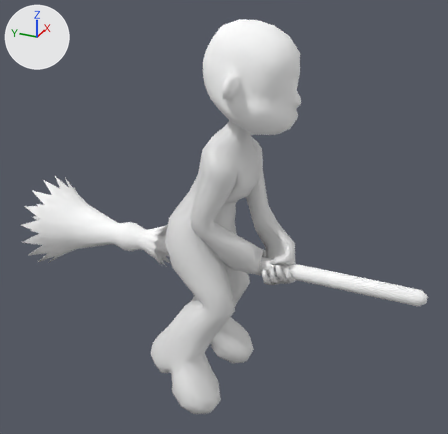
One commit to the Blender file Assets/base.blend: the scene before it, then after it.
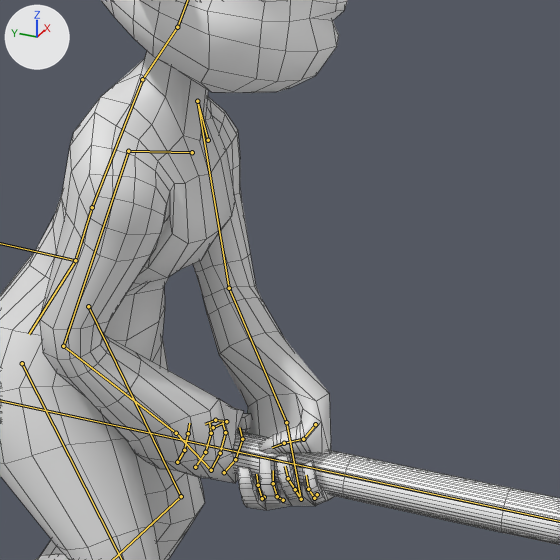
There are two pictures of each version: one whole from a 50 mm lens placed at (-12.12, -5.66, 10.8), pointed at (0.03, -0.19, 4.73), one close up on the part from 39% to 84% of the width and 23% to 70% of the height. Lighting does not change. The marker at upper left points along +X, +Y and +Z. Both versions are drawn at frame 30 of the action 'Idle'; the numbers are the values there. The bones that bend it are drawn over the model as lines in the close-ups. The close-ups show mesh edges as thin lines.
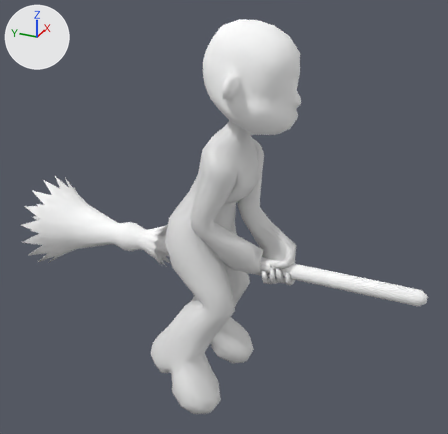
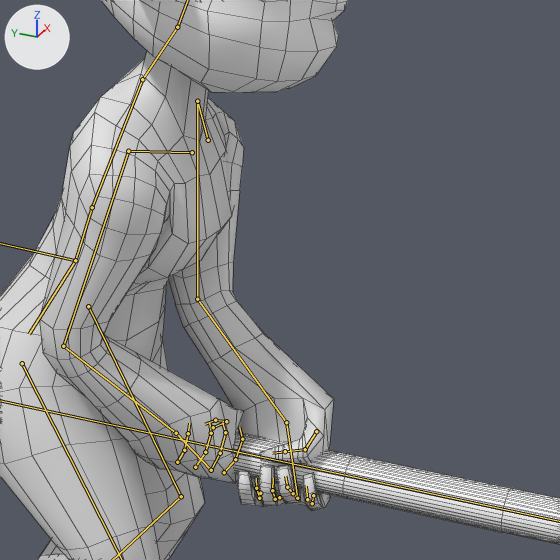
Edits to the scene script, one JSON object a line:
```json
{"block": "bone_wrist_l", "where": "bone_wrist_l = bpy.data.objects['Armature'].pose.bones['Wrist.l']  # child of 'Forearm.l'"}
{"op": "set", "path": "bone_wrist_l.rotation_quaternion", "old": "(0.895, -0.066, -0.441, 0.019)", "new": "(0.97, -0.216, -0.079, 0.073)", "note": "degrees (-13, -52, 9) -> degrees (-26, -7, 10)"}
{"block": "bone_armik_l_001", "where": "bone_armik_l_001 = bpy.data.objects['Armature'].pose.bones['armik.l.001']"}
{"op": "set", "path": "bone_armik_l_001.rotation_quaternion", "old": "(0.827, 0.498, -0.235, -0.108)", "new": "(0.941, 0.274, -0.174, -0.1)", "note": "degrees (66, -16, -26) -> degrees (35, -16, -17)"}
```

Location of each change, [x1, y1, x2, y2] in pixels of the close-ups (560 x 560 px):
```json
{"object": "Cube.002", "change": "posed", "before": [0, 51, 334, 560], "after": [0, 51, 334, 560]}
{"bone": "Wrist.l", "before": "(286, 422) to (301, 499)", "after": "(286, 422) to (297, 498)"}
```
